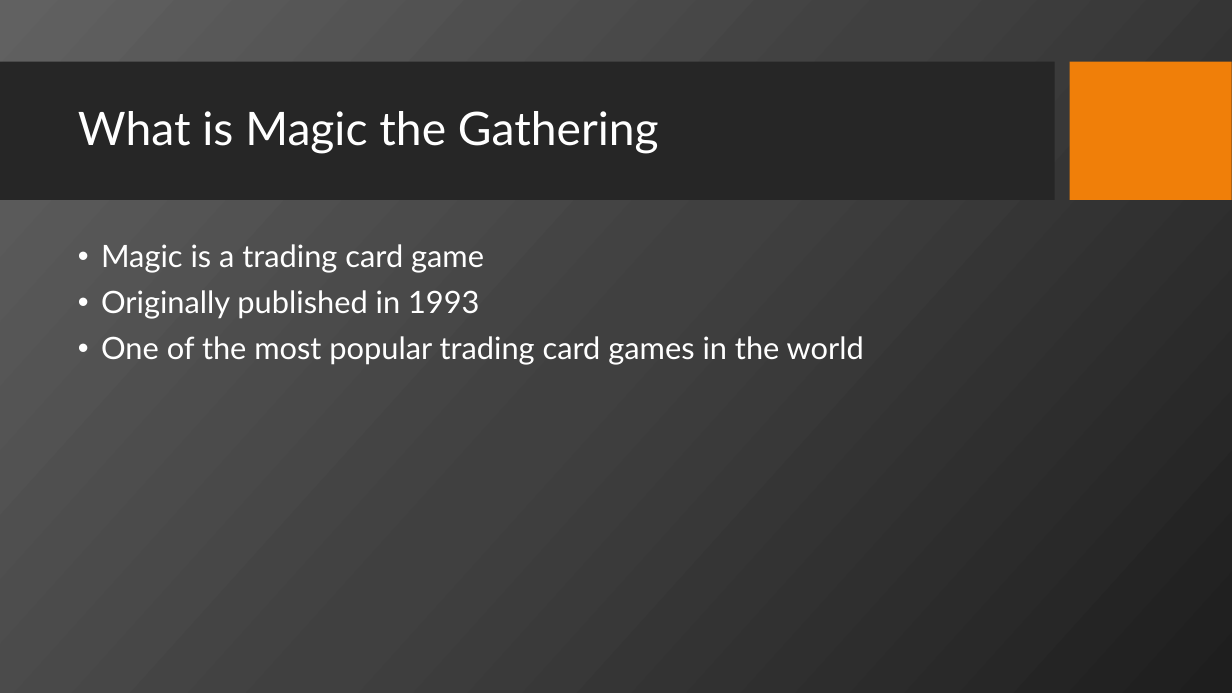
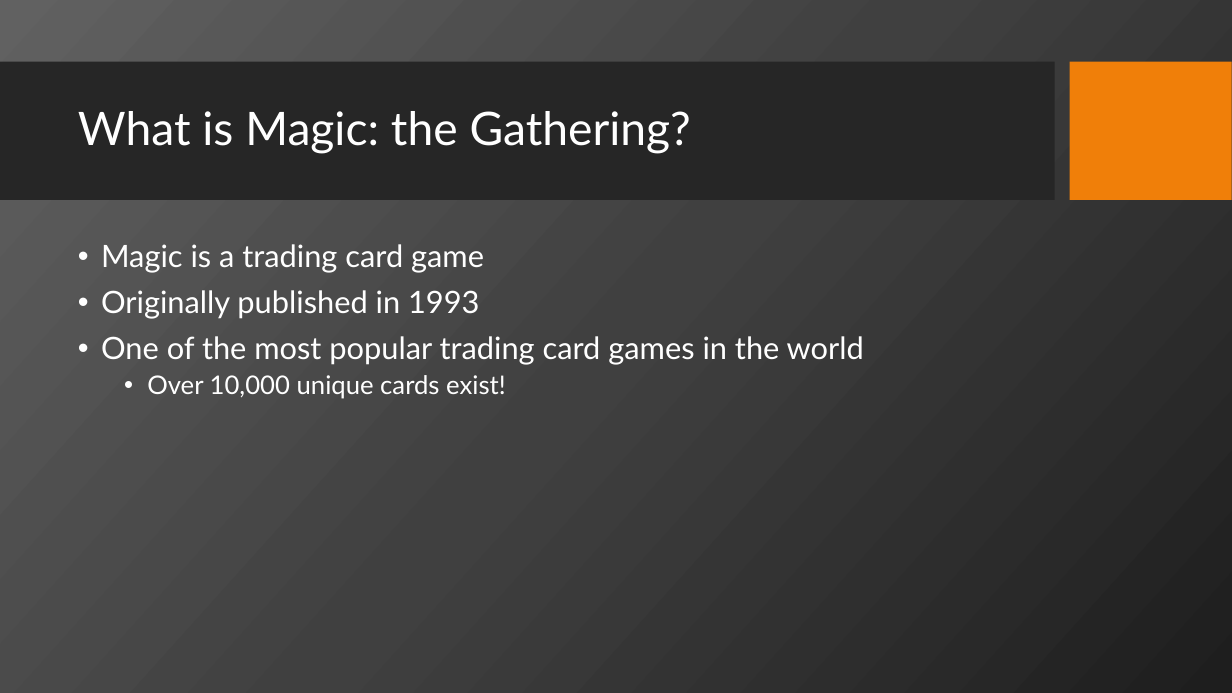
Before and after one commit to NendoTaka/MagicCardScanner, a slide deck: slide 4 of Magic the Gathering.pptx (slide 2 before the commit). Drawn at 1232x693 pixels with LibreOffice and Linux fonts; fonts in the diff are those of the drawing; background and template pictures are left out. Boxes give left, top, right and bottom in pixels: in the first picture for what was removed or moved away, otherwise in the second. Text is boxed around its words. In the diff, an @@ line names an element or a change of style, - is before the commit and + after.

```diff
--- a/Magic the Gathering.pptx
+++ b/Magic the Gathering.pptx
@@ title at <box>78,111,691,154</box>: text changed @@
-What is Magic the Gathering
+What is Magic: the Gathering?
@@ text at <box>147,375,506,399</box>: paragraph added @@
+  • Over 10,000 unique cards exist!
```
Also in this commit, not shown: 8 other slides changed, 4 slides added.
